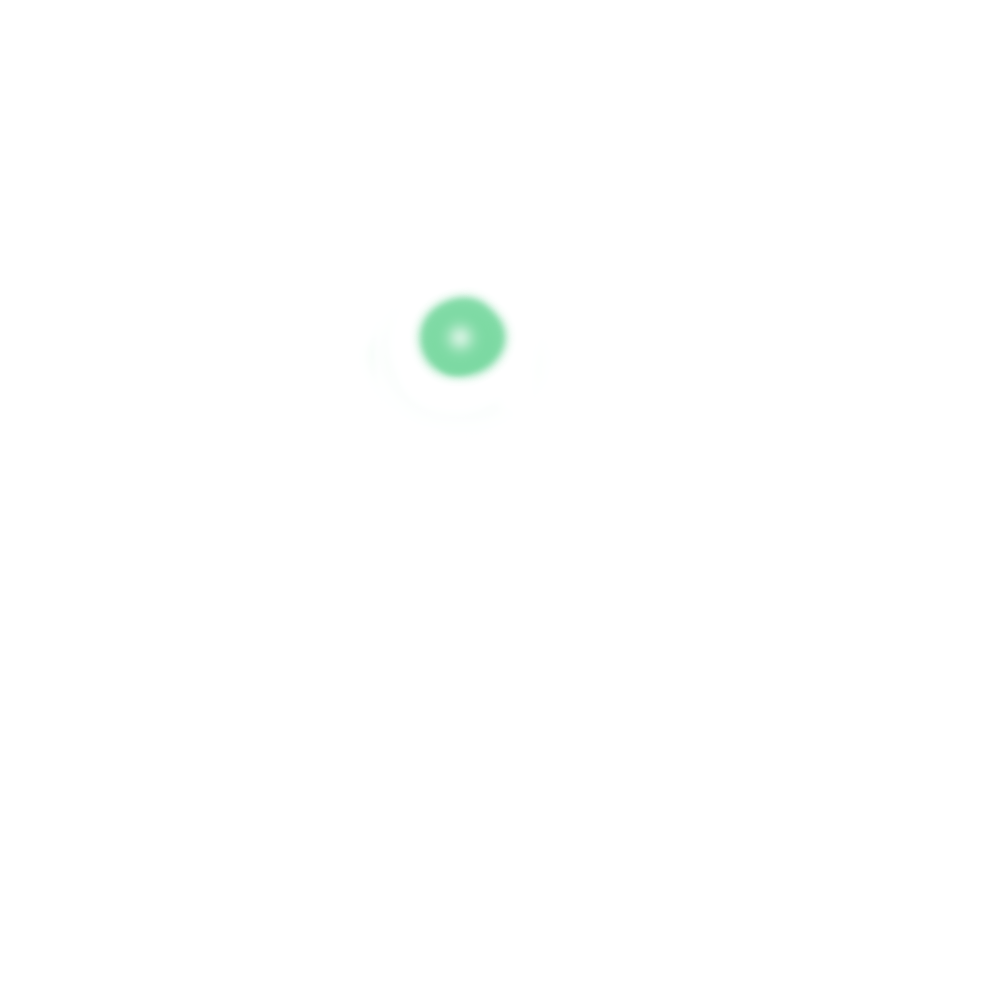
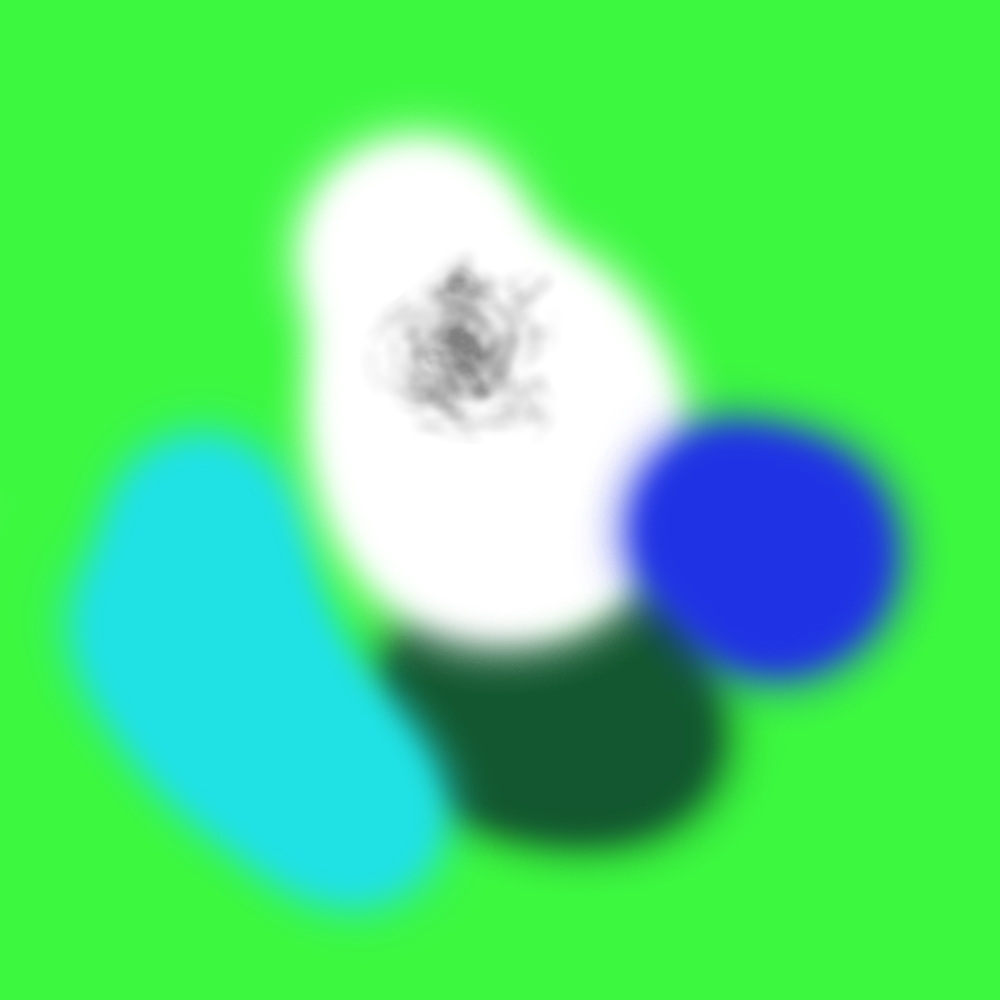
Layered file, before and after one edit (w=1000, h=1000). Changes by layer:
showed "霧の湖" over [569, 361, 954, 738]
renamed "图层 2" to "山顶.", showed it, painted on it over [361, 244, 566, 444]
removed layer "山頂" over [361, 287, 548, 429]
showed "妖怪の山" over [244, 83, 739, 698]
showed "竹林" over [8, 373, 506, 965]
showed "魔法の森" over [313, 508, 788, 897]
showed "Base" over [0, 0, 1000, 1000]
